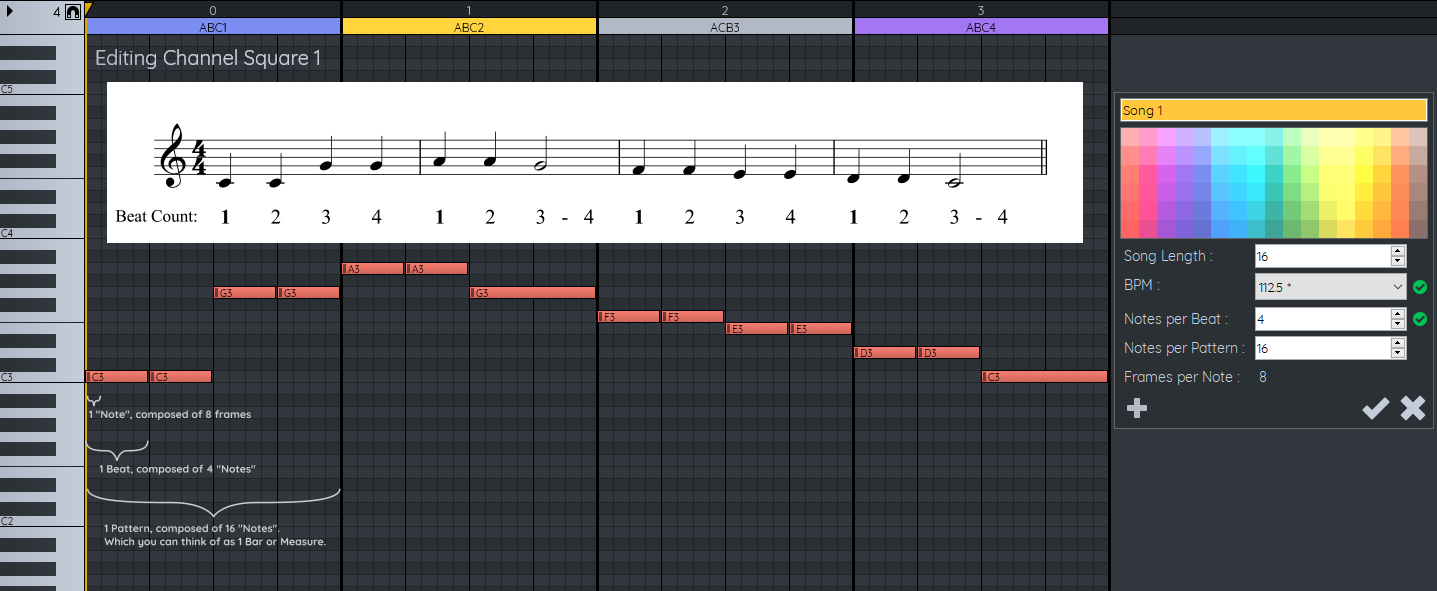
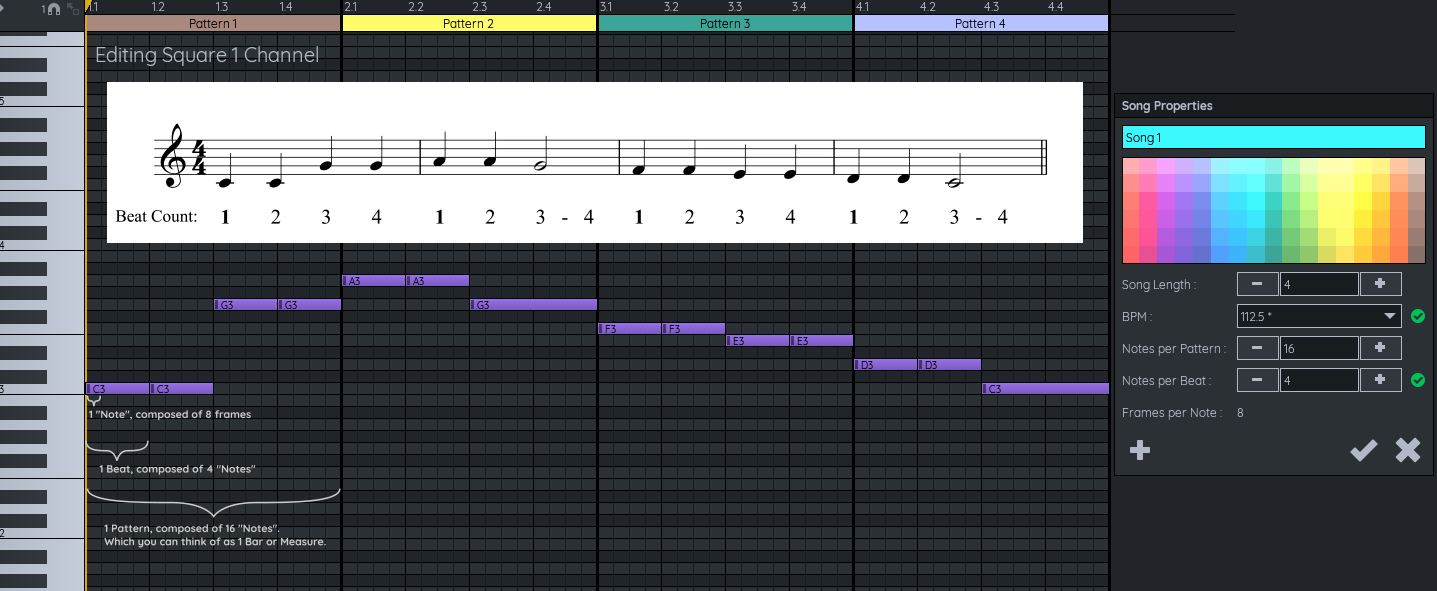
Layers edited between the first and the second w=1437, h=591 image:
hid "Pasted Layer #4" over 1114, 92, 1434, 429
added layer "Pasted Layer #6" above "Pasted Layer #5" over 1114, 93, 1434, 476
added layer "Pasted Layer #5" above "Pasted Layer" over 0, 0, 1437, 591
hid "Pasted Layer" over 0, 0, 1437, 591
